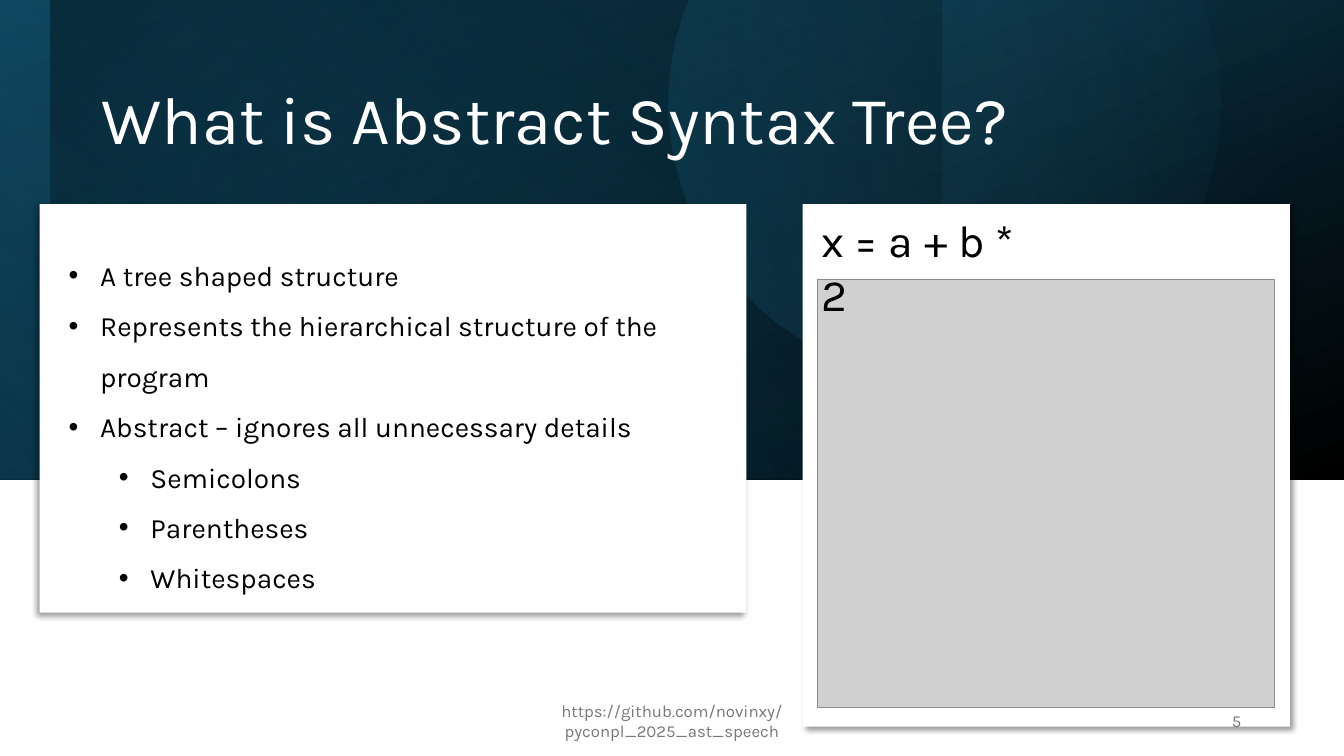
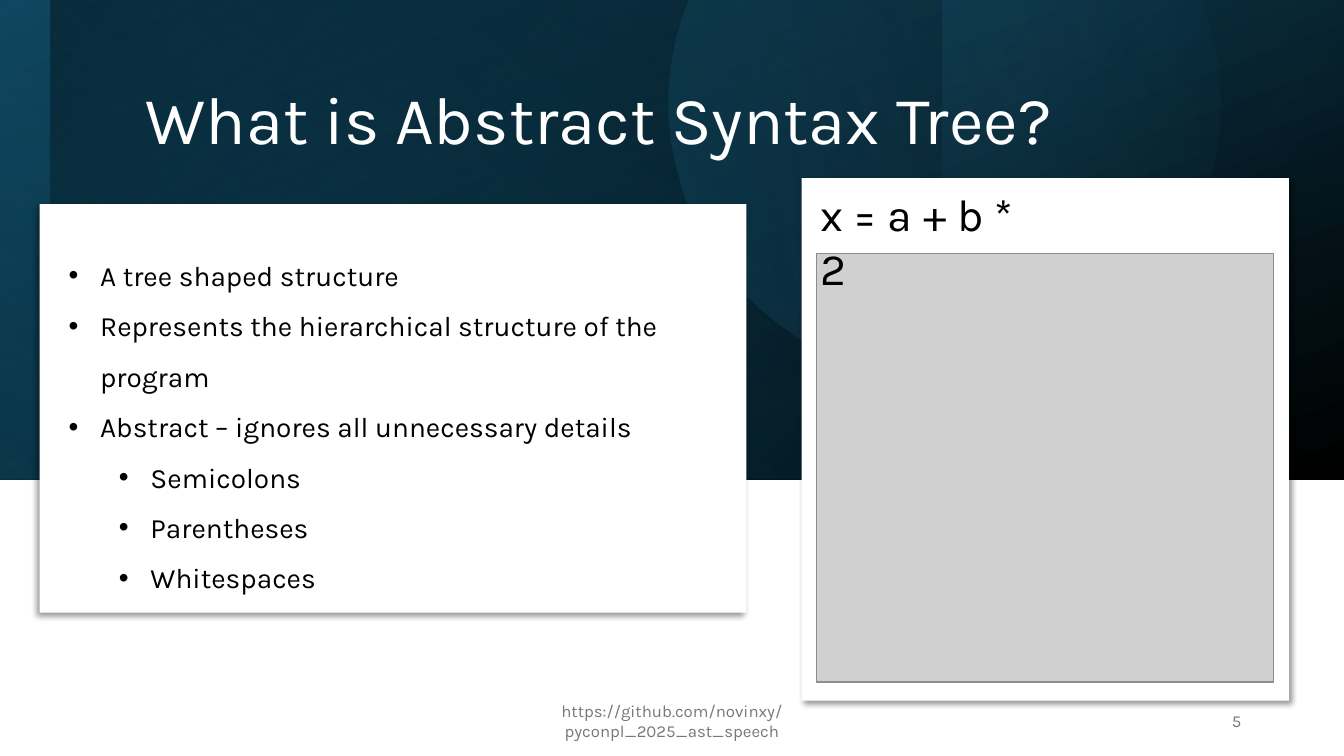
Before and after one commit to novinxy/pyconpl_2025_ast_speech, a slide deck: slide 5 of presentation.pptx. Drawn at 1344x756 pixels with LibreOffice and Linux fonts; fonts in the diff are those of the drawing; grey boxes stand for pictures. Boxes give left, top, right and bottom in pixels: in the first picture for what was removed or moved away, otherwise in the second. Text is boxed around its words. In the diff, an @@ line names an element or a change of style, - is before the commit and + after.

```diff
--- a/presentation.pptx
+++ b/presentation.pptx
@@ title "What is Abstract Syntax Tree?": place and size @@
-title "What is Abstract Syntax Tree?" at [102, 97, 1007, 161]
+title "What is Abstract Syntax Tree?" at [145, 97, 1051, 161]
@@ 1 picture, 1 text, 1 rectangle: place and size @@
-1 picture, 1 text, 1 rectangle at [803, 205, 1290, 727]
+1 picture, 1 text, 1 rectangle at [802, 178, 1289, 701]
```
Also in this commit, not shown: 6 other slides changed.
